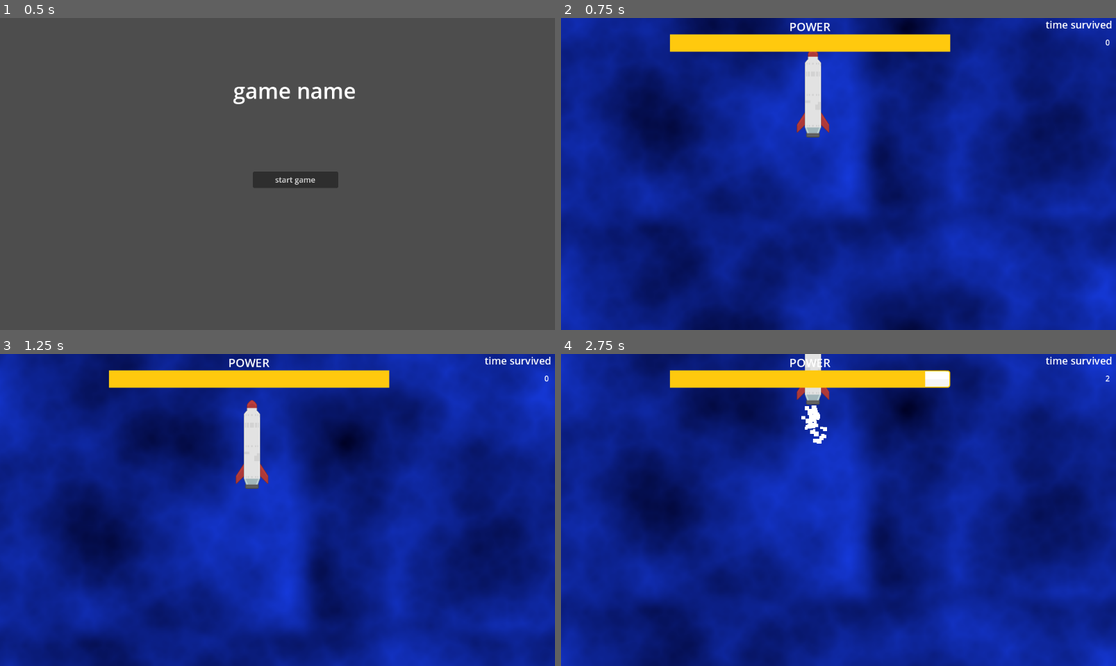
Above: before the commit, frames 1-4 (two rows, left to right).
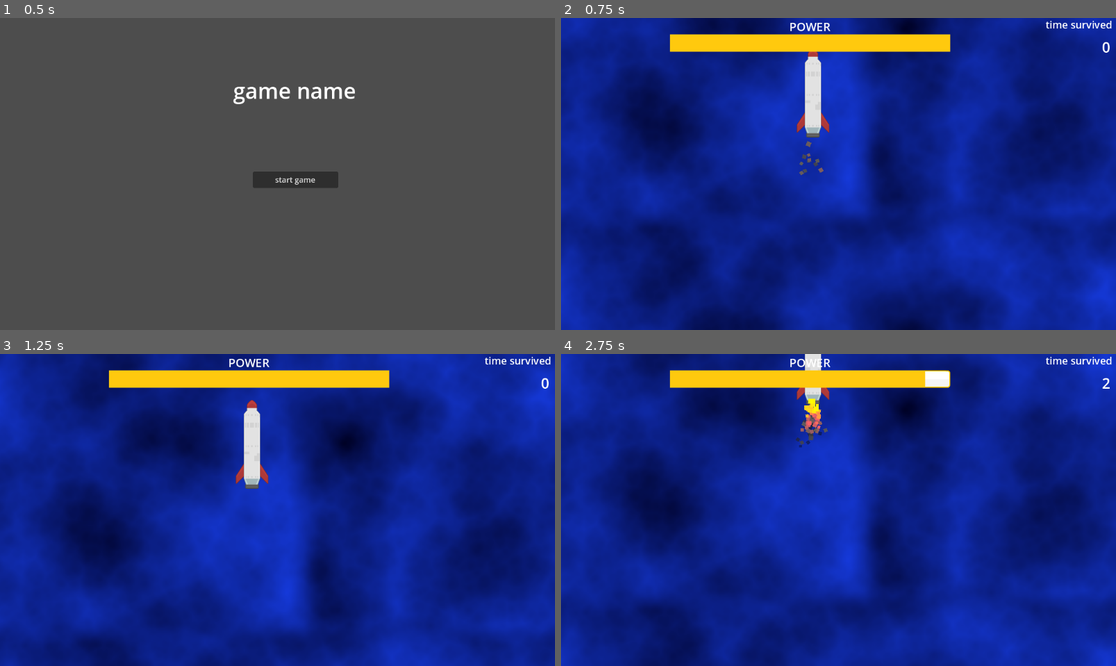
Above: after the commit, the same moments.

Repository: komatr-supra/gamejam-gamedevtv-2024
Game: Godot game, scene res://scenes/start scene/start_scene.tscn
Two runs of this game, one before a commit and one after it. Both use one fixed random seed, a clock stepped at 60 frames per second and the inputs below.
Inputs:
- Up to frame 1 (0.5 s): no input
- Up to frame 2 (0.75 s): click "start game" at 0.5 s
- Up to frame 3 (1.25 s): no input
- Up to frame 4 (2.75 s): hold Space (thrust) from 1.28 s (still down)

Frame 1 is identical in both runs. In frame 2, 0.1% of the frame differs, in the area x 42-99%, y 6-51%; in frame 3, less than 0.1%; in frame 4, 0.5%, in the area x 42-99%, y 6-31%.

Commit message:
particles simple update

Diff:
--- a/scenes/falling objects/falling_object.gd
+++ b/scenes/falling objects/falling_object.gd
@@ -19,9 +19,9 @@
 
 func particles_create():
 	$particles.restart()
-	var new_object = particles.instantiate()
-	new_object.position = position
-	get_tree().root.add_child(new_object)
+	#var new_object = particles.instantiate()
+	#new_object.position = position
+	#add_child(new_object)
 
 func destroy():
 	queue_free()
--- a/scenes/falling objects/falling_object.tscn
+++ b/scenes/falling objects/falling_object.tscn
@@ -6,24 +6,10 @@
 [ext_resource type="Texture2D" uid="uid://injacililmdw" path="res://sprites/meteorites/spaceMeteors_002.png" id="4_4jnmq"]
 [ext_resource type="Texture2D" uid="uid://by8ve8gig6ohs" path="res://sprites/meteorites/spaceMeteors_003.png" id="5_dmxlg"]
 [ext_resource type="Texture2D" uid="uid://d2ehsbe814fcm" path="res://sprites/meteorites/spaceMeteors_004.png" id="6_311mj"]
+[ext_resource type="PackedScene" uid="uid://ch1oibgwte7h6" path="res://scenes/falling objects/particles_falling_objects.tscn" id="7_18ijh"]
 
 [sub_resource type="CircleShape2D" id="CircleShape2D_dhygs"]
 radius = 16.0
-
-[sub_resource type="ParticleProcessMaterial" id="ParticleProcessMaterial_owq31"]
-lifetime_randomness = 0.5
-particle_flag_disable_z = true
-emission_shape_scale = Vector3(6, 6, 1)
-emission_shape = 3
-emission_box_extents = Vector3(1, 1, 1)
-angle_min = -180.0
-angle_max = 180.0
-spread = 180.0
-initial_velocity_min = 20.0
-initial_velocity_max = 30.0
-gravity = Vector3(0, 0, 0)
-scale_min = 1.25
-scale_max = 4.75
 
 [sub_resource type="CircleShape2D" id="CircleShape2D_eh25d"]
 radius = 17.0
@@ -45,12 +31,7 @@
 [node name="CollisionShape2D" type="CollisionShape2D" parent="."]
 shape = SubResource("CircleShape2D_dhygs")
 
-[node name="particles" type="GPUParticles2D" parent="."]
-position = Vector2(-2, 2)
-emitting = false
-amount = 30
-process_material = SubResource("ParticleProcessMaterial_owq31")
-one_shot = true
+[node name="particles" parent="." instance=ExtResource("7_18ijh")]
 
 [node name="Timer" type="Timer" parent="."]
 wait_time = 10.0
--- /dev/null
+++ b/scenes/falling objects/particles_falling_objects.tscn
@@ -0,0 +1,33 @@
+[gd_scene load_steps=4 format=3 uid="uid://ch1oibgwte7h6"]
+
+[sub_resource type="Gradient" id="Gradient_5opav"]
+colors = PackedColorArray(1, 1, 1, 1, 1, 1, 1, 0.611765)
+
+[sub_resource type="GradientTexture1D" id="GradientTexture1D_etqkx"]
+gradient = SubResource("Gradient_5opav")
+
+[sub_resource type="ParticleProcessMaterial" id="ParticleProcessMaterial_owq31"]
+lifetime_randomness = 0.5
+particle_flag_disable_z = true
+emission_shape_scale = Vector3(6, 6, 1)
+emission_shape = 2
+emission_sphere_radius = 3.0
+angle_min = -180.0
+angle_max = 180.0
+spread = 180.0
+initial_velocity_min = 20.0
+initial_velocity_max = 30.0
+angular_velocity_min = -189.26
+angular_velocity_max = 180.0
+gravity = Vector3(0, 0, 0)
+scale_min = 6.0
+scale_max = 10.0
+color = Color(0.749506, 0.432845, 0.0218481, 1)
+color_ramp = SubResource("GradientTexture1D_etqkx")
+
+[node name="particles" type="GPUParticles2D"]
+position = Vector2(-2, 2)
+emitting = false
+amount = 30
+process_material = SubResource("ParticleProcessMaterial_owq31")
+one_shot = true
--- a/scenes/main game scene/game_scene.tscn
+++ b/scenes/main game scene/game_scene.tscn
@@ -60,6 +60,8 @@
 offset_top = 40.0
 offset_right = 1140.0
 offset_bottom = 80.0
+theme_override_font_sizes/font_size = 30
+text = "15"
 horizontal_alignment = 2
 
 [node name="Camera2D" type="Camera2D" parent="."]
--- a/scenes/player scene/jet.tscn
+++ b/scenes/player scene/jet.tscn
@@ -1,6 +1,13 @@
-[gd_scene load_steps=3 format=3 uid="uid://b3vj5o1cgi62w"]
+[gd_scene load_steps=5 format=3 uid="uid://b3vj5o1cgi62w"]
 
 [ext_resource type="Script" path="res://scenes/player scene/jet.gd" id="1_vaan8"]
+
+[sub_resource type="Gradient" id="Gradient_tt2le"]
+offsets = PackedFloat32Array(0, 0.40678, 0.742373, 1)
+colors = PackedColorArray(1, 1, 0, 1, 1, 0.376471, 0.407843, 1, 0.364781, 0.356844, 0.358832, 1, 0, 0, 0, 0.360784)
+
+[sub_resource type="GradientTexture1D" id="GradientTexture1D_6oxrf"]
+gradient = SubResource("Gradient_tt2le")
 
 [sub_resource type="ParticleProcessMaterial" id="ParticleProcessMaterial_4ooxi"]
 particle_flag_disable_z = true
@@ -11,16 +18,18 @@
 spread = 23.4
 initial_velocity_min = 100.0
 initial_velocity_max = 400.0
+angular_velocity_min = -180.0
+angular_velocity_max = 180.0
 gravity = Vector3(0, 0, 0)
 scale_min = 5.0
 scale_max = 10.0
+color_ramp = SubResource("GradientTexture1D_6oxrf")
 
 [node name="Jetparticles" type="Node2D"]
 script = ExtResource("1_vaan8")
 
 [node name="GPUParticles2D" type="GPUParticles2D" parent="."]
-emitting = false
-amount = 50
+amount = 80
 process_material = SubResource("ParticleProcessMaterial_4ooxi")
-lifetime = 0.2
+lifetime = 0.25
 local_coords = true
--- a/scenes/player scene/player.tscn
+++ b/scenes/player scene/player.tscn
@@ -3,6 +3,7 @@
 [ext_resource type="Script" path="res://scenes/player scene/player.gd" id="1_qsc0a"]
 [ext_resource type="Texture2D" uid="uid://budpo2vbyh3ov" path="res://sprites/meteorites/spaceRockets_004.png" id="2_h1og3"]
 [ext_resource type="PackedScene" uid="uid://b3vj5o1cgi62w" path="res://scenes/player scene/jet.tscn" id="3_lwxni"]
+[ext_resource type="PackedScene" uid="uid://dt1sdu6wd8ar3" path="res://scenes/player scene/ship_exposion_particles.tscn" id="5_2ndox"]
 [ext_resource type="PackedScene" uid="uid://6xfubrtyfw2b" path="res://scenes/particles scene/particle_static.tscn" id="5_ubi0u"]
 
 [sub_resource type="CapsuleShape2D" id="CapsuleShape2D_d48hs"]
@@ -12,18 +13,6 @@
 [sub_resource type="CapsuleShape2D" id="CapsuleShape2D_v5j6w"]
 radius = 17.0
 height = 168.0
-
-[sub_resource type="ParticleProcessMaterial" id="ParticleProcessMaterial_kwfin"]
-particle_flag_disable_z = true
-emission_shape = 3
-emission_box_extents = Vector3(15, 100, 1)
-spread = 180.0
-initial_velocity_min = 200.0
-initial_velocity_max = 200.0
-gravity = Vector3(0, 0, 0)
-linear_accel_min = -2.29
-scale_min = 5.0
-scale_max = 15.0
 
 [node name="CharacterBody2D" type="RigidBody2D" groups=["player"]]
 collision_mask = 2
@@ -56,12 +45,6 @@
 [node name="jet" parent="." instance=ExtResource("3_lwxni")]
 position = Vector2(1, 24)
 
-[node name="GPUParticles2D" type="GPUParticles2D" parent="."]
-position = Vector2(2, -63)
-emitting = false
-amount = 50
-process_material = SubResource("ParticleProcessMaterial_kwfin")
-lifetime = 0.2
-one_shot = true
+[node name="GPUParticles2D" parent="." instance=ExtResource("5_2ndox")]
 
 [connection signal="body_entered" from="PlayerArea" to="." method="_on_area_2d_body_entered"]
--- /dev/null
+++ b/scenes/player scene/ship_exposion_particles.tscn
@@ -0,0 +1,29 @@
+[gd_scene load_steps=4 format=3 uid="uid://dt1sdu6wd8ar3"]
+
+[sub_resource type="Gradient" id="Gradient_y12p8"]
+offsets = PackedFloat32Array(0, 0.379661, 1)
+colors = PackedColorArray(0.99, 0.891, 0, 1, 0.992157, 0.356863, 0.380392, 1, 1, 1, 1, 0.184314)
+
+[sub_resource type="GradientTexture1D" id="GradientTexture1D_wa55n"]
+gradient = SubResource("Gradient_y12p8")
+
+[sub_resource type="ParticleProcessMaterial" id="ParticleProcessMaterial_kwfin"]
+particle_flag_disable_z = true
+emission_shape = 3
+emission_box_extents = Vector3(15, 100, 1)
+spread = 180.0
+initial_velocity_min = 200.0
+initial_velocity_max = 200.0
+gravity = Vector3(0, 0, 0)
+linear_accel_min = -2.29
+scale_min = 5.0
+scale_max = 15.0
+color_ramp = SubResource("GradientTexture1D_wa55n")
+
+[node name="GPUParticles2D" type="GPUParticles2D"]
+position = Vector2(2, -63)
+emitting = false
+amount = 70
+process_material = SubResource("ParticleProcessMaterial_kwfin")
+lifetime = 0.2
+one_shot = true
--- a/scenes/start scene/start_scene.gd
+++ b/scenes/start scene/start_scene.gd
@@ -1,4 +1,6 @@
 extends Node2D
 
+func _ready():
+	var part = preload("res://scenes/falling objects/particles_falling_objects.tscn")
 func start_game():
 	get_tree().change_scene_to_file("res://scenes/main game scene/game_scene.tscn")
--- a/scenes/start scene/start_scene.tscn
+++ b/scenes/start scene/start_scene.tscn
@@ -1,8 +1,10 @@
-[gd_scene load_steps=4 format=3 uid="uid://c8wsr22bn26kg"]
+[gd_scene load_steps=6 format=3 uid="uid://c8wsr22bn26kg"]
 
 [ext_resource type="Script" path="res://scenes/start scene/start_scene.gd" id="1_umdpx"]
 [ext_resource type="PackedScene" uid="uid://b3vj5o1cgi62w" path="res://scenes/player scene/jet.tscn" id="2_syek2"]
 [ext_resource type="PackedScene" uid="uid://6xfubrtyfw2b" path="res://scenes/particles scene/particle_static.tscn" id="3_5bj4k"]
+[ext_resource type="PackedScene" uid="uid://bgfln8h2uvikk" path="res://scenes/falling objects/falling_object.tscn" id="4_jn5hr"]
+[ext_resource type="PackedScene" uid="uid://ch1oibgwte7h6" path="res://scenes/falling objects/particles_falling_objects.tscn" id="5_ofcpa"]
 
 [node name="start_scene" type="Node2D"]
 script = ExtResource("1_umdpx")
@@ -29,7 +31,15 @@
 [node name="Node2D" parent="." instance=ExtResource("3_5bj4k")]
 position = Vector2(-127, -44)
 
+[node name="RigidBody2D" parent="." instance=ExtResource("4_jn5hr")]
+position = Vector2(-174, 137)
+
+[node name="particles" parent="." instance=ExtResource("5_ofcpa")]
+position = Vector2(-186, 66)
+
 [connection signal="ready" from="." to="Node2D" method="_on_timer_timeout"]
+[connection signal="ready" from="." to="RigidBody2D" method="particles_create"]
+[connection signal="ready" from="." to="particles" method="restart"]
 [connection signal="tree_entered" from="." to="Jetparticles" method="load_particles"]
 [connection signal="tree_exited" from="." to="Jetparticles" method="stop_particles"]
 [connection signal="button_down" from="Button" to="." method="start_game"]
Not shown, changed: export_presets.cfg
